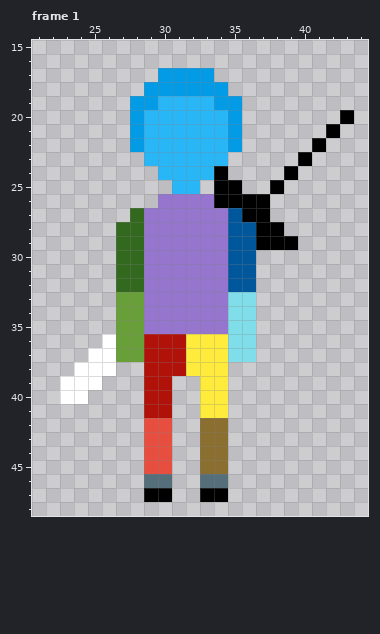
Edited in one commit: pixel-art file (TinyRPG/Assets/Art/Player/32x32 Player/Player_Sword_Run_Down.aseprite). Above, as it was before the edit.
64x64 pixels, 8 frames. Shown: frame 1: x 21..44, y 15..48. The commit also changed other frames, which this record leaves out.
Once edited:
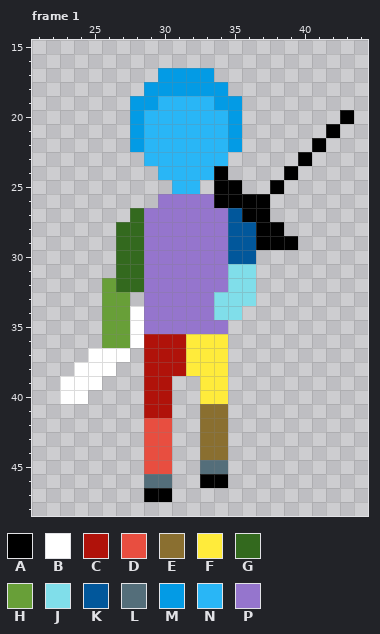
Palette (. is transparent): A #000000  B #ffffff  C #b0120a  D #e84e40  E #8a6f30  F #ffeb3b  G #33691e  H #689f38  J #80deea  K #01579b  L #546e7a  M #039be5  N #29b6f6  P #9575cd
Message: Idle and run animations
Diff:
--- frame 1, layers "Left Arm (Blue)", "Left Leg (Yellow)", "Right Arm (Green)"
@@ x 24..38 @@
 30 ...GGPPPPPPKK..
-31 ...GGPPPPPPKK..
-32 ...GGPPPPPPKK..
-33 ...HHPPPPPPJJ..
-34 ...HHPPPPPPJJ..
-35 ...HHPPPPPPJJ..
-36 ..BHHCCCFFFJJ..
-37 .BBHHCCCFFFJJ..
+31 ...GGPPPPPPJJ..
+32 ..HGGPPPPPPJJ..
+33 ..HH.PPPPPJJJ..
+34 ..HHBPPPPPJJ...
+35 ..HHBPPPPPP....
+36 ..HHBCCCFFF....
+37 .BBB.CCCFFF....
 38 BBB..CCCFFF....
@@ x 31..36 @@
 40 ..FF..
-41 ..FF..
+41 ..EE..
 42 ..EE..
@@ x 31..36 @@
 44 ..EE..
-45 ..EE..
-46 ..LL..
-47 ..AA..
+45 ..LL..
+46 ..AA..
+47 ......
 48 ......
Pixel boxes of the changes (left, top, right, bottom) in both pictures:
changed: (200, 264, 256, 418)
changed: (102, 278, 144, 362)
changed: (200, 460, 228, 502)
